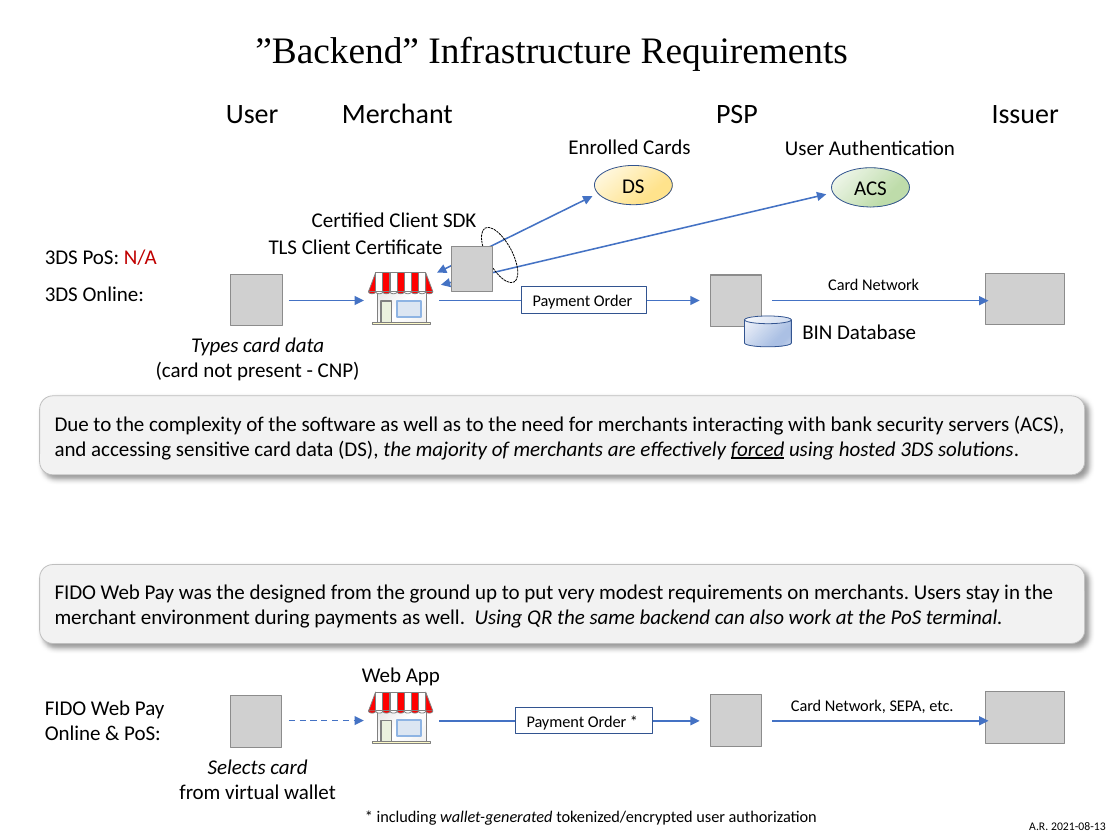
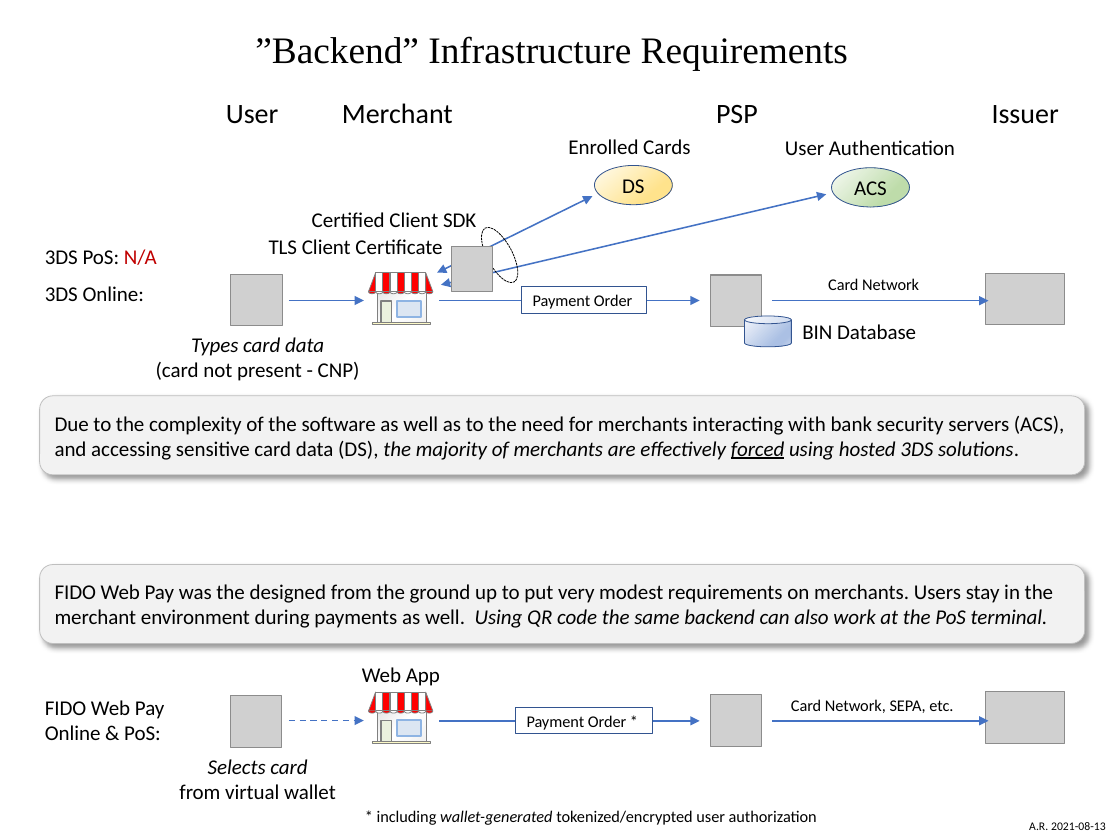
Before and after one commit to fido-web-pay/specification, a slide deck: slide 1 of backend-infrastructure-requirements.pptx. Drawn at 1120x840 pixels with LibreOffice and Linux fonts; fonts in the diff are those of the drawing; grey boxes stand for pictures. Boxes give left, top, right and bottom in pixels: in the first picture for what was removed or moved away, otherwise in the second. Text is boxed around its words. In the diff, an @@ line names an element or a change of style, - is before the commit and + after.

```diff
--- a/backend-infrastructure-requirements.pptx
+++ b/backend-infrastructure-requirements.pptx
@@ text in rounded rectangle at (55, 584, 1053, 628): text changed @@
-FIDO Web Pay was the designed from the ground up to put very modest requirements on merchants. Users stay in the merchant environment during payments as well. Using QR the same backend can also work at the PoS terminal.
+FIDO Web Pay was the designed from the ground up to put very modest requirements on merchants. Users stay in the merchant environment during payments as well. Using QR code the same backend can also work at the PoS terminal.
```
Also in this commit, not shown: 1 other file.
